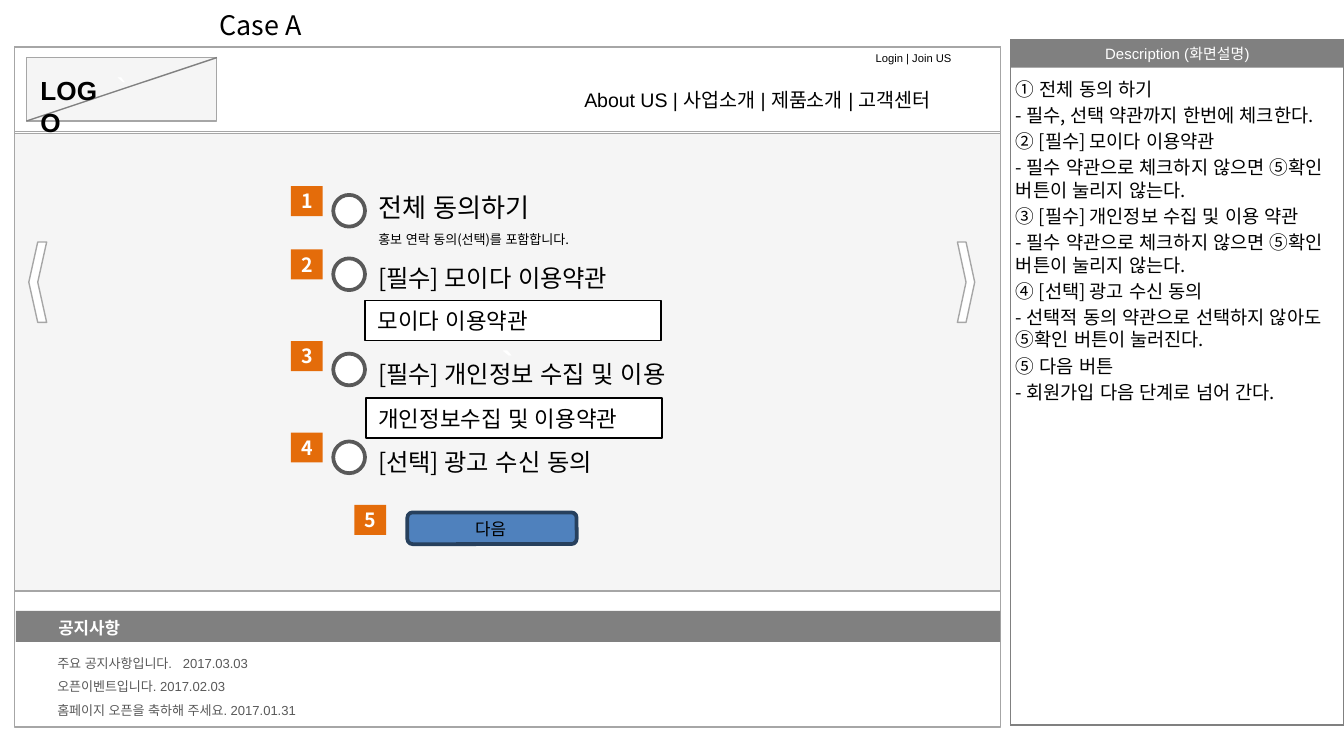
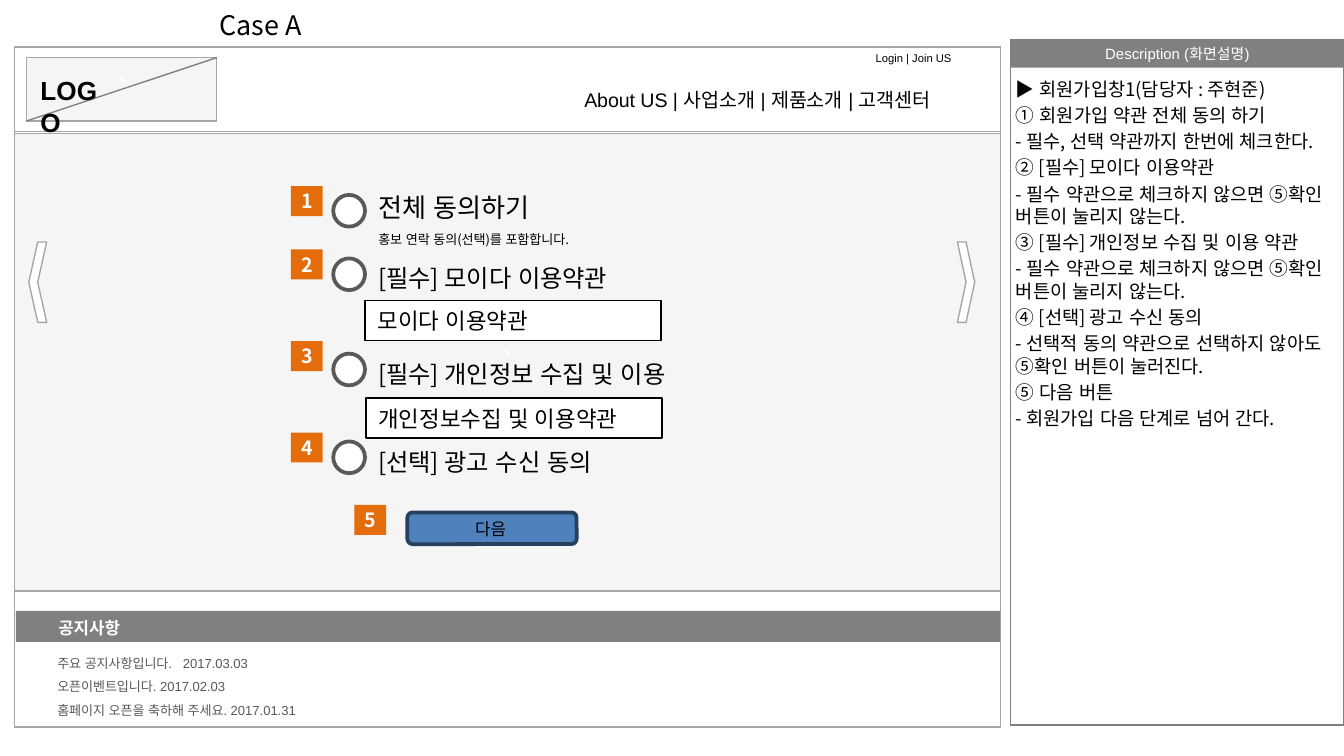
Before and after one commit to moim5/moida-general, a slide deck: slide 6 of documents/storyBoard/JuHyenjun/jhj_Story_Board.pptx. Drawn at 1344x756 pixels with LibreOffice and Linux fonts; fonts in the diff are those of the drawing. Boxes give left, top, right and bottom in pixels: in the first picture for what was removed or moved away, otherwise in the second. Text is boxed around its words. In the diff, an @@ line names an element or a change of style, - is before the commit and + after.

```diff
--- a/documents/storyBoard/JuHyenjun/jhj_Story_Board.pptx
+++ b/documents/storyBoard/JuHyenjun/jhj_Story_Board.pptx
@@ text at [1016,80,1266,124]: text changed @@
-① 전체 동의 하기
+▶ 회원가입창1(담당자 : 주현준)
+① 회원가입 약관 전체 동의 하기
```
Also in this commit, not shown: 6 other slides changed, 4 slides added, 2 slides removed.
